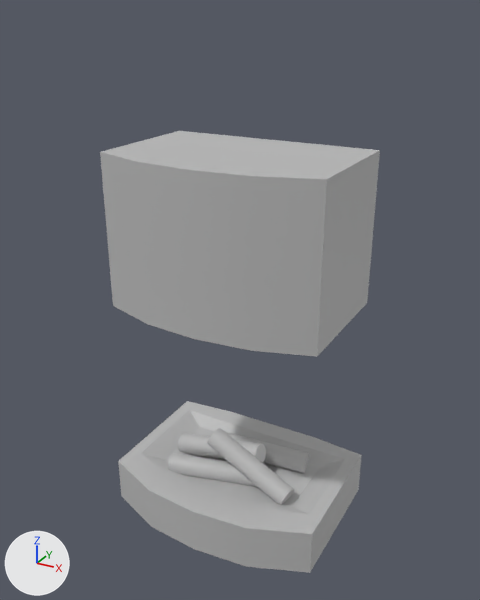
Renders of the FBX model MagVsRogues/Assets/Decor_Asset/Module_Chemine.fbx from each side of a commit.
The view is the same before and after, from a 50 mm lens placed at (2.27, 4.64, 3.95), pointed at (0.03, 8.71, 1.92). Arrows for +X, +Y and +Z are at lower left; the lights stay in place. Where no turn or scale is listed for an object, it has been applied to the vertices.
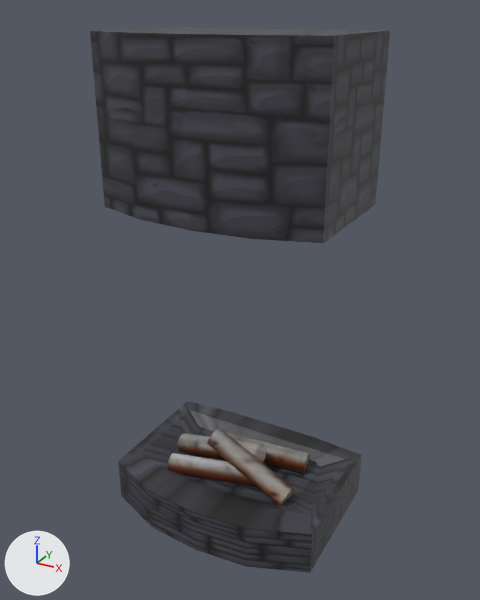
Boxes (x1, y1, x2, y2) around the edits, measured in the pictures (480 x 600 px):
'pCube28', recoloured, moved (grey to black)
    before: (100, 131, 380, 357)
    after: (90, 27, 390, 243)
'pCube27', recoloured (grey to black)
    both: (118, 401, 362, 573)
'pCylinder8', recoloured
    both: (207, 428, 294, 505)
'pCylinder6', recoloured
    both: (168, 453, 257, 487)
'pCylinder5', recoloured
    both: (226, 432, 309, 473)
'pCylinder7', recoloured
    both: (178, 433, 266, 463)

What changed in the scene script:
```text
Add img_texture_de_rondin_de_bois_jpg:
    img_texture_de_rondin_de_bois_jpg = load_image('Texture de rondin de bois.jpg', '../Map/Materials/Textures Map/Texture de rondin de bois.jpg', 325, 212, 'sRGB')
Add img_pierresol_texture_png:
    img_pierresol_texture_png = load_image('PierreSol_Texture.png', '../Map/Materials/Textures Map/PierreSol_Texture.png', 225, 226, 'sRGB')
Add mat_rondin_de_bois:
    mat_rondin_de_bois = principled_material('ROndin_de_bois')
    mat_rondin_de_bois.texture = img_texture_de_rondin_de_bois_jpg
Add mat_texture_sol_map:
    mat_texture_sol_map = bpy.data.materials.new('Texture_SOl_Map')
    # uses the picture img_pierresol_texture_png
Change me_mesh_002:
    where me_mesh_002.from_pydata(...)  # 42 vertices, 60 faces; spans x -0.409..0.409, y -0.094..0.094, z -0.168..0.168
    remove me_mesh_002.materials.append(mat_lambert1)  # grey #bcbcbc
    add me_mesh_002.materials.append(mat_rondin_de_bois)  # picture img_texture_de_rondin_de_bois_jpg
Change me_mesh_005:
    where me_mesh_005.from_pydata(...)  # 42 vertices, 60 faces; spans x -0.409..0.409, y -0.155..0.155, z -0.112..0.112
    remove me_mesh_005.materials.append(mat_lambert1)  # grey #bcbcbc
    add me_mesh_005.materials.append(mat_rondin_de_bois)  # picture img_texture_de_rondin_de_bois_jpg
Change me_mesh_003:
    where me_mesh_003.from_pydata(...)  # 42 vertices, 60 faces; spans x -0.404..0.404, y -0.144..0.144, z -0.215..0.215
    remove me_mesh_003.materials.append(mat_lambert1)  # grey #bcbcbc
    add me_mesh_003.materials.append(mat_rondin_de_bois)  # picture img_texture_de_rondin_de_bois_jpg
Change me_mesh_001:
    where me_mesh_001.from_pydata(...)  # 40 vertices, 38 faces; spans x -0.85..0.85, y -0.68..0.5, z -0.33..0.85
    remove me_mesh_001.materials.append(mat_lambert1)  # grey #bcbcbc
    add me_mesh_001.materials.append(mat_texture_sol_map)
Change me_mesh_004:
    where me_mesh_004.from_pydata(...)  # 42 vertices, 60 faces; spans x -0.409..0.409, y -0.188..0.188, z -0.087..0.087
    remove me_mesh_004.materials.append(mat_lambert1)  # grey #bcbcbc
    add me_mesh_004.materials.append(mat_rondin_de_bois)  # picture img_texture_de_rondin_de_bois_jpg
Change me_mesh:
    where me_mesh.from_pydata(...)  # 60 vertices, 58 faces; spans x -0.9..0.9, y -0.76..0.59, z -0.33..0.05
    remove me_mesh.materials.append(mat_lambert1)  # grey #bcbcbc
    add me_mesh.materials.append(mat_texture_sol_map)
Change ob_pcube28:
    ob_pcube28.location: (0.0, 8.78, 2.173) -> (0.0, 8.78, 2.959)
```
